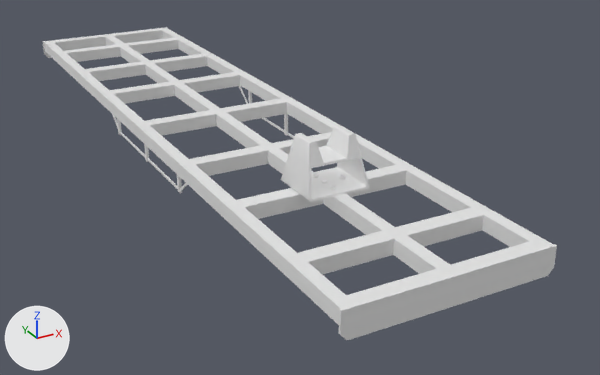
Renders of the OBJ model Assets/_CCL_CARS/Breakdown Crane/Car Assets/craneflat_body.obj from each side of a commit.
One viewpoint serves both versions: a camera (50 mm lens) standing at (-5.39, -12.73, 5.81) and looking at (1.0, -1.12, 0.01). Arrows for +X, +Y and +Z are at lower left; the lights stay in place. Where no turn or scale is listed for an object, it has been applied to the vertices.

In view in the first picture: 'craneflat_frame'.
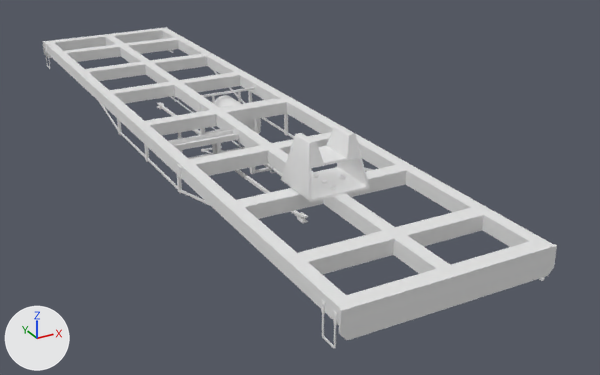
Boxes [x1, y1, x2, y2] around the edits, measured in the pictures (600 x 375 px; the box of a moved part takes in the faces that stretch with it):
'craneflat_brakeassembly', added
    after: [157, 87, 308, 223]
'CarFlatcarShort_LOD0.003', added
    after: [44, 47, 545, 349]
part 1 of me_craneflat_frame, moved or reshaped
    before: [239, 86, 248, 104]
    after: [212, 69, 245, 104]
part 2 of me_craneflat_frame, moved or reshaped
    before: [180, 183, 188, 192]
    after: [180, 190, 210, 206]
part 3 of me_craneflat_frame, moved or reshaped
    before: [112, 114, 118, 129]
    after: [99, 102, 118, 130]

The change in detail:
me_craneflat_frame has 500 vertices, 423 faces and spans x -1.5..1.5, y -6.53..6.53, z 0.56..1.97.
me_craneflat_frame is used by ob_craneflat_frame; location (0.0, 0.0, 0.0).
Verts and faces of me_craneflat_frame; kept vertices keep their numbers, new ones are numbered from 500.
Before the commit, vertices of me_craneflat_frame: 192 (1.32, 2.08, 1.05), 193 (1.34, 2.08, 1.05), 194 (1.34, 2.1, 1.01), 195 (1.32, 2.1, 1.01).
Before the commit, vertices of me_craneflat_frame: 210 (-1.34, -2.08, 1.05), 211 (-1.32, -2.1, 1.01), 212 (-1.32, -2.08, 1.05), 215 (-1.34, -2.1, 1.01).
Before the commit, vertices of me_craneflat_frame: 230 (-1.34, 2.08, 1.05), 234 (-1.32, 2.1, 1.01), 235 (-1.32, 2.08, 1.05), 236 (-1.34, 2.1, 1.01).
Part 1, on me_craneflat_frame:
Vertices 192 to 195 move by (0.0, 1.49, 0.0).
Part 2, on me_craneflat_frame:
Vertices 210, 211, 212, 215 move by (0.0, -1.49, 0.0).
Part 3, on me_craneflat_frame:
Vertices 230, 234, 235, 236 move by (0.0, 1.49, 0.0).
Mesh me_craneflat_brakeassembly is new.
It has 1214 vertices, 1124 faces and spans x -1.36..1.36, y -3.11..3.11, z 0.33..1.22.
Mesh me_carflatcarshort_lod0_003 is new.
It has 432 vertices, 400 faces and spans x -1.5..1.5, y -6.44..6.44, z 0.68..1.14.
Object 'craneflat_brakeassembly' (ob_craneflat_brakeassembly) is new; it shows me_craneflat_brakeassembly.
Its location is (0.0, 0.0, 0.0).
Object 'CarFlatcarShort_LOD0.003' (ob_carflatcarshort_lod0_003) is new; it shows me_carflatcarshort_lod0_003.
Its location is (0.0, 0.0, 0.0).
